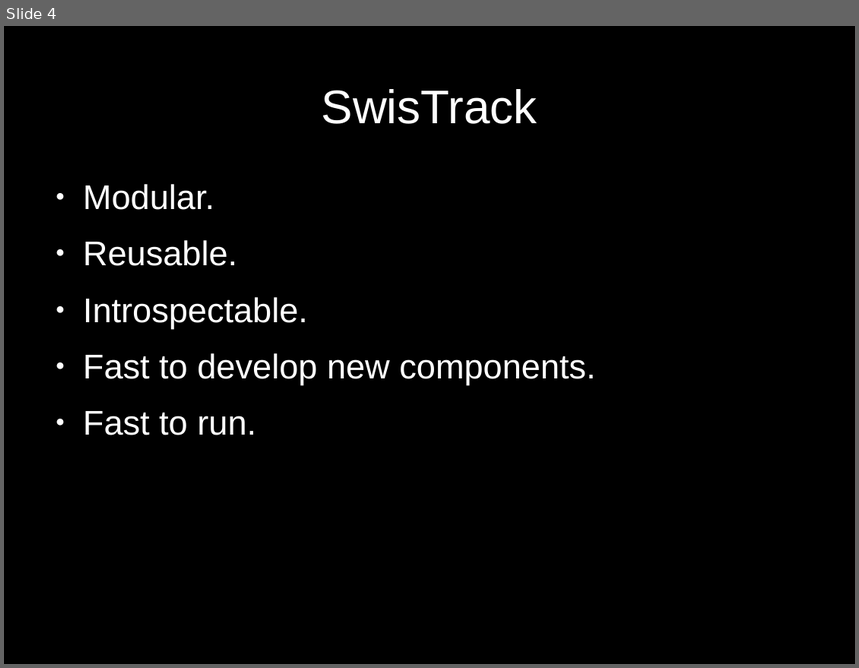
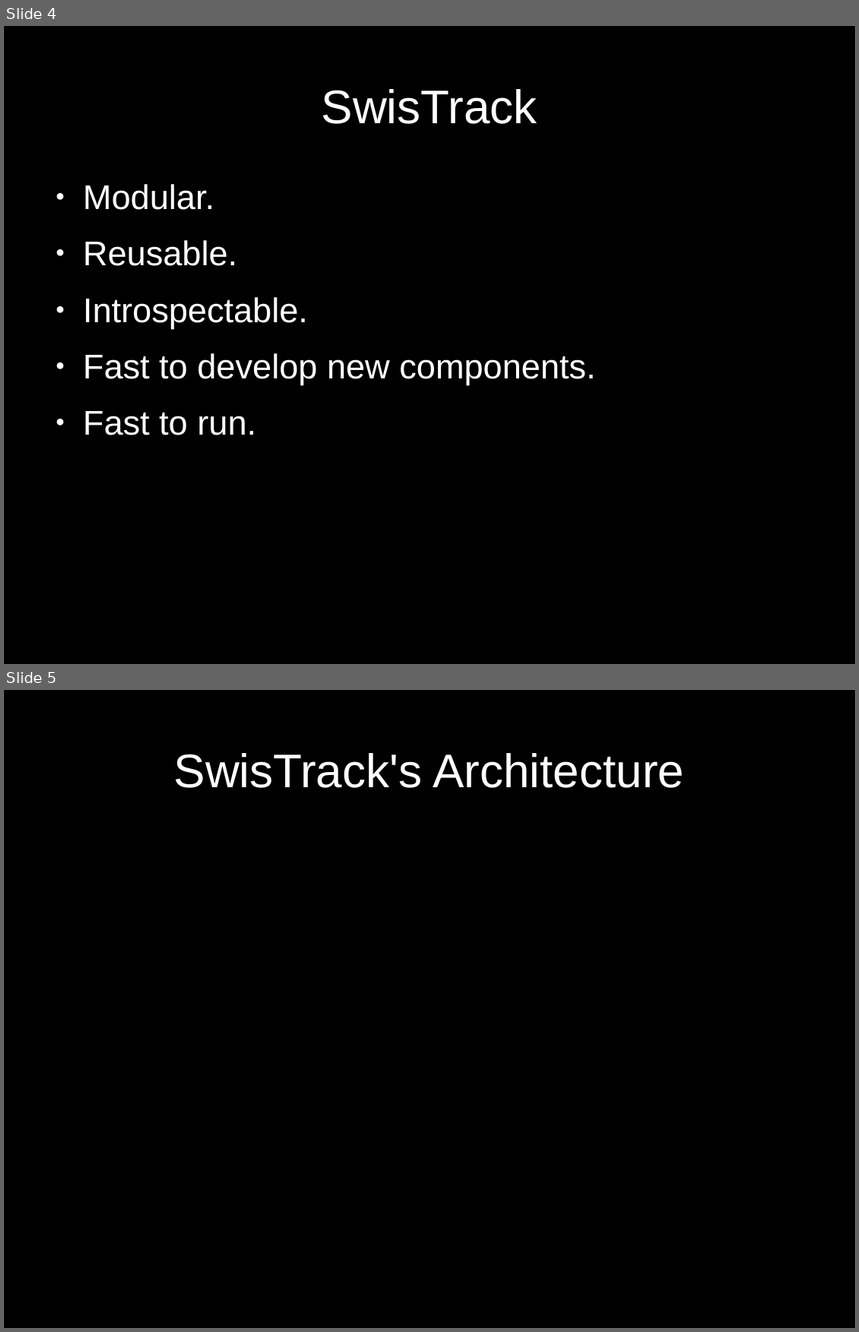
Before and after one commit to d28b/swistrack, a slide deck: Doc/tutorial.stefie10.06.2009/tutorialSlides.odp. Shown one above the other, each under a label of ours: slide 4 before the commit, slides 4 and 5 after it. The pictures are 859x668 and 859x1332 pixels, drawn with LibreOffice and Linux fonts; fonts in the diff are those of the drawing. Boxes give left, top, right and bottom in pixels: in the first picture for what was removed or moved away, otherwise in the second. Text is boxed around its words. In the diff, an @@ line names an element or a change of style, - is before the commit and + after.

```diff
--- a/Doc/tutorial.stefie10.06.2009/tutorialSlides.odp
+++ b/Doc/tutorial.stefie10.06.2009/tutorialSlides.odp
@@ slide 5 added at (4, 690, 855, 1328), background #000000 @@
@@ title added at (174, 753, 684, 788), 44 pt, text #FFFFFF @@
+SwisTrack's Architecture
```
Also in this commit, not shown: 1 slide changed, 9 other slides added, 1 slide removed, 3 other files.
